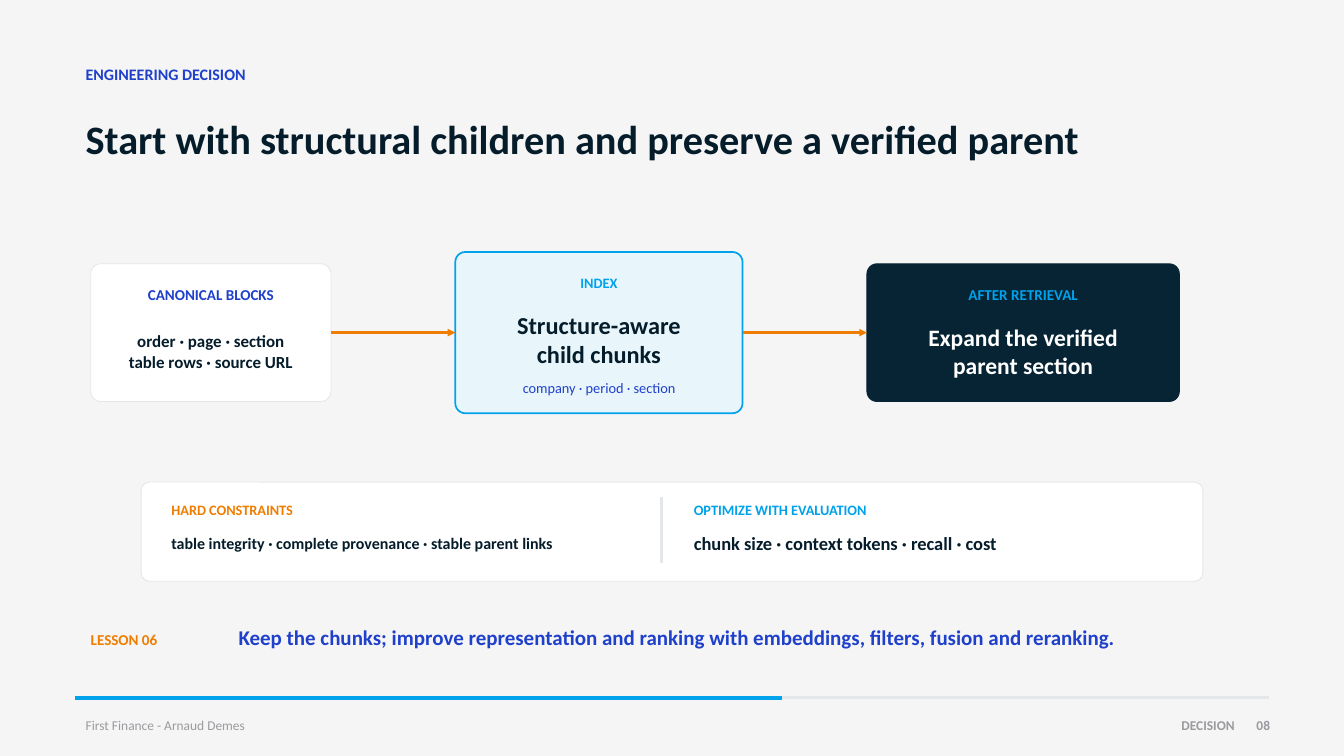
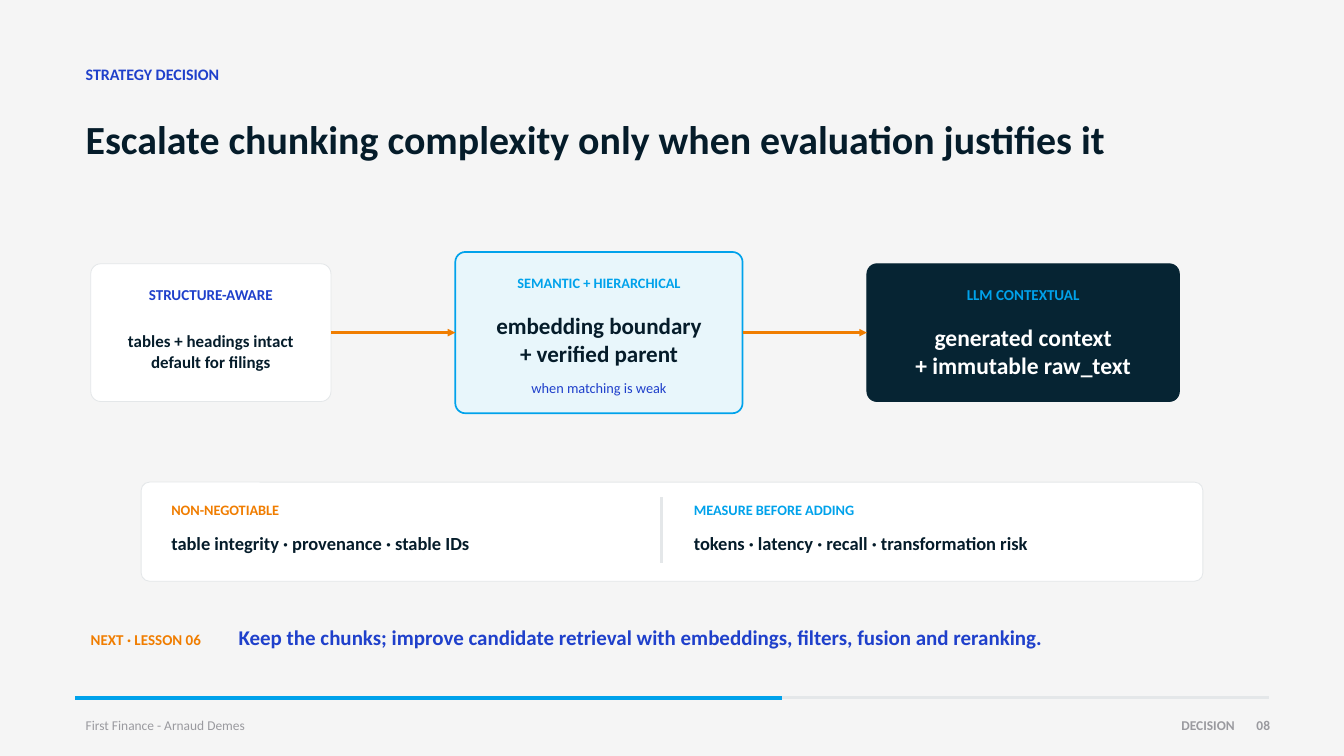
Before and after one commit to Nonocho/finai-academy, a slide deck: slide 8 of decks/05-document-and-chunking-lab.pptx. Drawn at 1344x756 pixels with LibreOffice and Linux fonts; fonts in the diff are those of the drawing. Boxes give left, top, right and bottom in pixels: in the first picture for what was removed or moved away, otherwise in the second. Text is boxed around its words. In the diff, an @@ line names an element or a change of style, - is before the commit and + after.

Commit message:
lesson: teach contextual financial chunking

```diff
--- a/decks/05-document-and-chunking-lab.pptx
+++ b/decks/05-document-and-chunking-lab.pptx
@@ text at [86,69,219,80]: text changed @@
-ENGINEERING DECISION
+STRATEGY DECISION
@@ text at [86,126,1105,161]: text changed; size 36 to 35.6 pt @@
-Start with structural children and preserve a verified parent
+Escalate chunking complexity only when evaluation justifies it
@@ text at [149,290,273,300]: text changed @@
-CANONICAL BLOCKS
+STRUCTURE-AWARE
@@ text at [517,278,681,288]: text changed @@
-INDEX
+SEMANTIC + HIERARCHICAL
@@ text at [967,290,1079,300]: text changed @@
-AFTER RETRIEVAL
+LLM CONTEXTUAL
@@ text at [496,317,701,366]: text changed; size 21.8 to 20.6 pt @@
-Structure-aware
-child chunks
+embedding boundary
++ verified parent
@@ text at [932,329,1131,378]: text changed @@
-Expand the verified
-parent section
+generated context
++ immutable raw_text
@@ text at [128,335,293,371]: text changed @@
-order · page · section
-table rows · source URL
+tables + headings intact
+default for filings
@@ text at [531,383,667,396]: text changed @@
-company · period · section
+when matching is weak
@@ text at [171,505,279,515]: text changed @@
-HARD CONSTRAINTS
+NON-NEGOTIABLE
@@ text at [694,505,854,515]: text changed @@
-OPTIMIZE WITH EVALUATION
+MEASURE BEFORE ADDING
@@ text at [171,537,469,553]: text changed; size 14.3 to 16.5 pt @@
-table integrity · complete provenance · stable parent links
+table integrity · provenance · stable IDs
@@ text at [694,537,1027,553]: text changed @@
-chunk size · context tokens · recall · cost
+tokens · latency · recall · transformation risk
@@ text at [91,634,201,645]: text changed; size 13.5 to 13.4 pt @@
-LESSON 06
+NEXT · LESSON 06
@@ text at [239,630,1041,649]: text changed; size 18.7 to 18.8 pt @@
-Keep the chunks; improve representation and ranking with embeddings, filters, fusion and reranking.
+Keep the chunks; improve candidate retrieval with embeddings, filters, fusion and reranking.
```
Also in this commit, not shown: 2 other slides changed, 5 other files.
